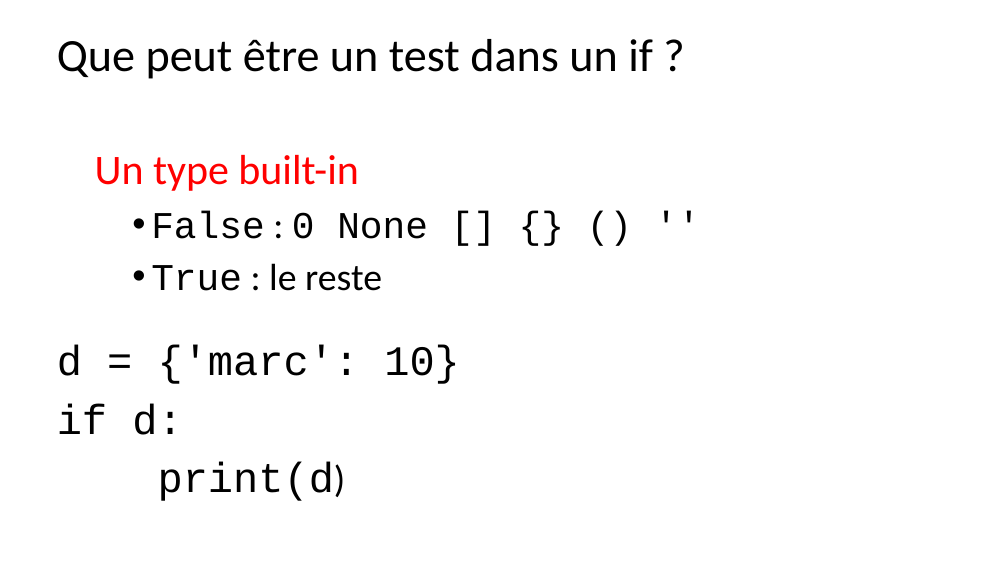
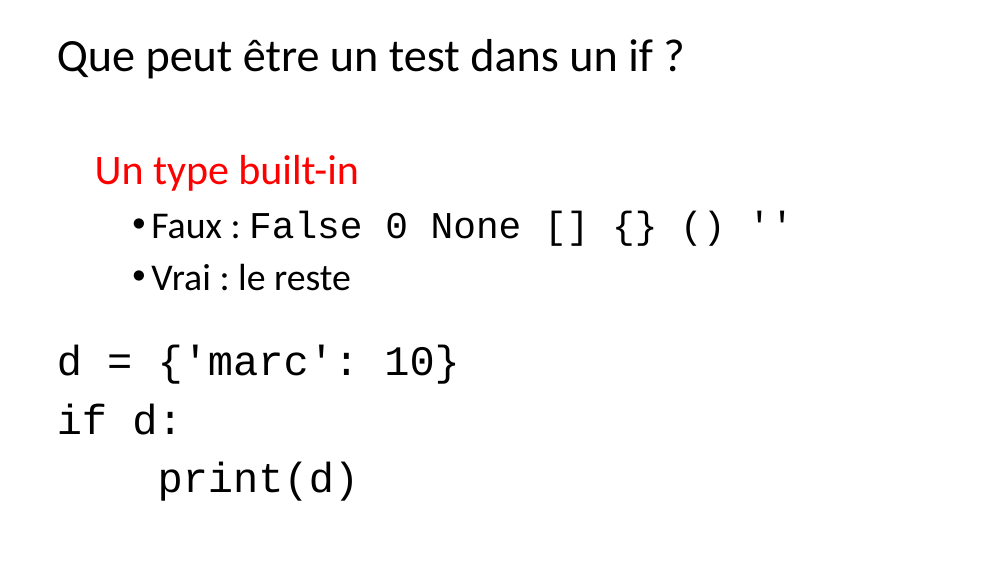
Before and after one commit to flotpython/course, a slide deck: slide 4 of w4/w4-s2-av-slide1.pptx. Drawn at 1008x567 pixels with LibreOffice and Linux fonts; fonts in the diff are those of the drawing. Boxes give left, top, right and bottom in pixels: in the first picture for what was removed or moved away, otherwise in the second. Text is boxed around its words. In the diff, an @@ line names an element or a change of style, - is before the commit and + after.

```diff
--- a/w4/w4-s2-av-slide1.pptx
+++ b/w4/w4-s2-av-slide1.pptx
@@ text at (151, 211, 522, 291): text changed @@
-    • False : 0 None [] {} () ''
-    • True : le reste
+    • Faux : False 0 None [] {} () ''
+    • Vrai : le reste
@@ text at (158, 462, 359, 501): size 36 to 40 pt, font Calibri to Courier New in "print(d)" @@
```
Also in this commit, not shown: 1 slide added, 1 slide removed, 4 other files.
